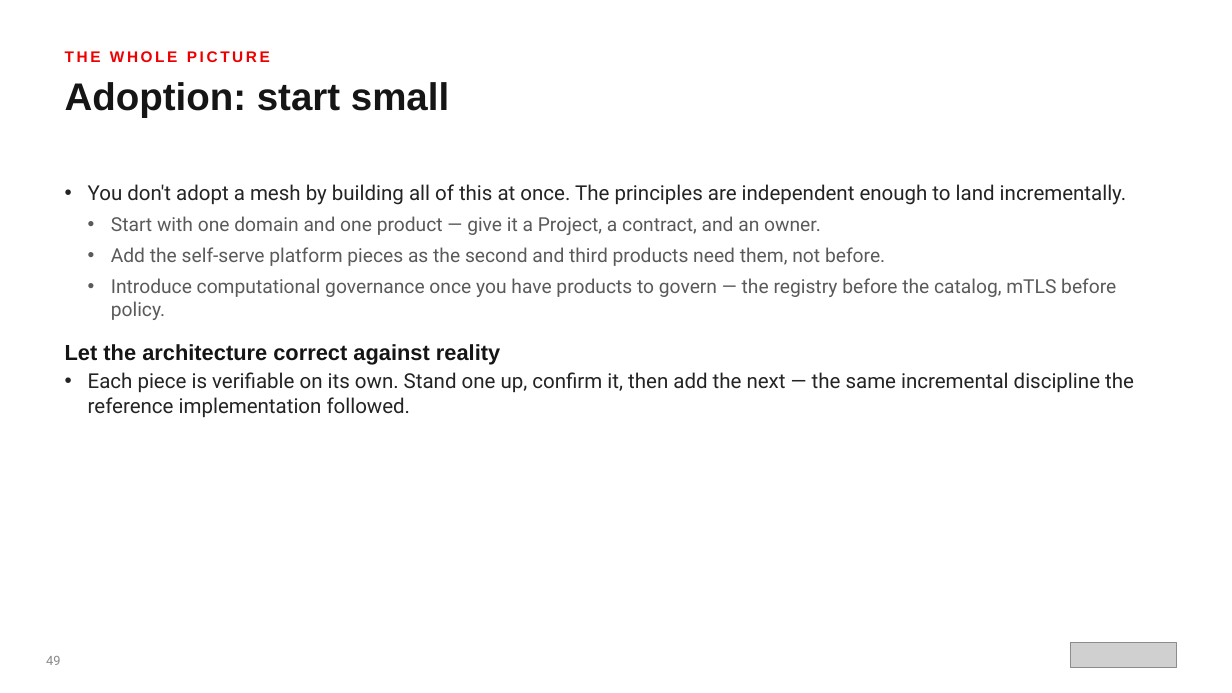
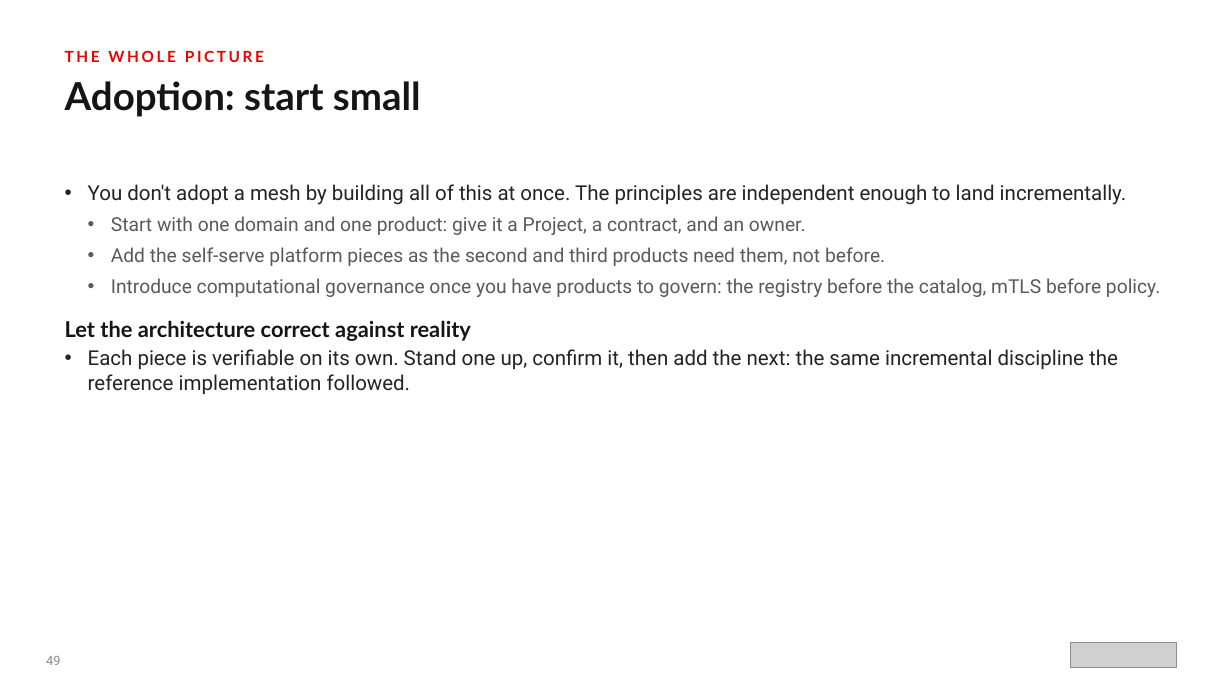
Before and after one commit to patterncatalyst/datamesh-reference-arch-python, a slide deck: slide 50 of presentation/data-mesh-openshift/Data_Mesh_on_OpenShift.pptx. Drawn at 1232x693 pixels with LibreOffice and Linux fonts; fonts in the diff are those of the drawing; grey boxes stand for pictures. Boxes give left, top, right and bottom in pixels: in the first picture for what was removed or moved away, otherwise in the second. Text is boxed around its words. In the diff, an @@ line names an element or a change of style, - is before the commit and + after.

```diff
--- a/presentation/data-mesh-openshift/Data_Mesh_on_OpenShift.pptx
+++ b/presentation/data-mesh-openshift/Data_Mesh_on_OpenShift.pptx
@@ text "THE WHOLE PICTURE" at (65,50,264,62): font Arial to Lato @@
@@ text "Adoption: start small" at (65,81,421,117): font Arial to Lato @@
@@ text at (111,216,806,235): text changed @@
-  • Start with one domain and one product — give it a Project, a contract, and an owner.
+  • Start with one domain and one product: give it a Project, a contract, and an owner.
@@ text at (111,278,1160,297): text changed @@
-  • Introduce computational governance once you have products to govern — the registry before the catalog, mTLS before policy.
+  • Introduce computational governance once you have products to govern: the registry before the catalog, mTLS before policy.
@@ text at (65,320,471,341): font Arial to Lato in "Let the architecture correct against reality" @@
@@ text at (88,349,1118,394): text changed @@
-• Each piece is verifiable on its own. Stand one up, confirm it, then add the next — the same incremental discipline the reference implementation followed.
+• Each piece is verifiable on its own. Stand one up, confirm it, then add the next: the same incremental discipline the reference implementation followed.
```
Also in this commit, not shown: 61 other slides changed, 4 other files.
